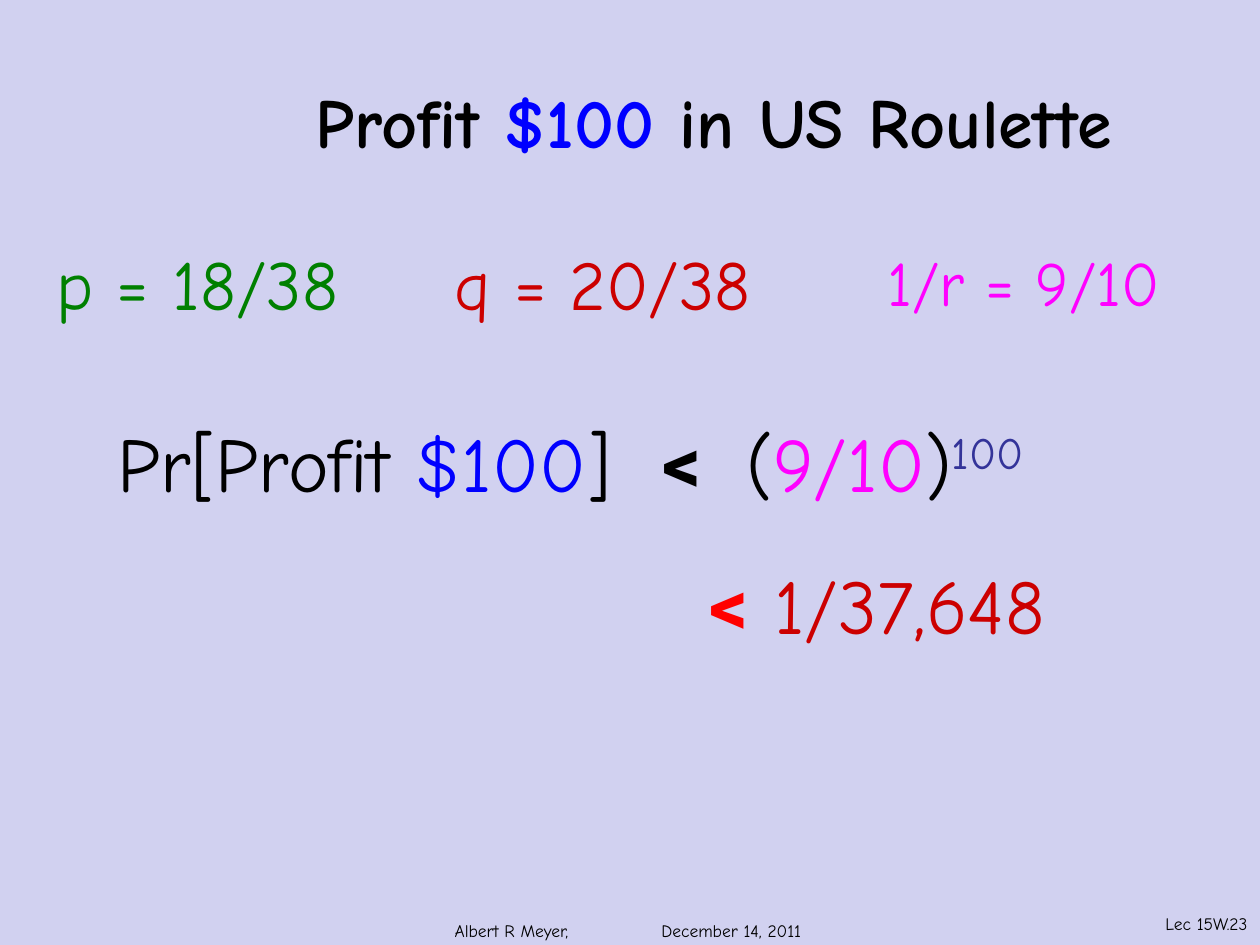
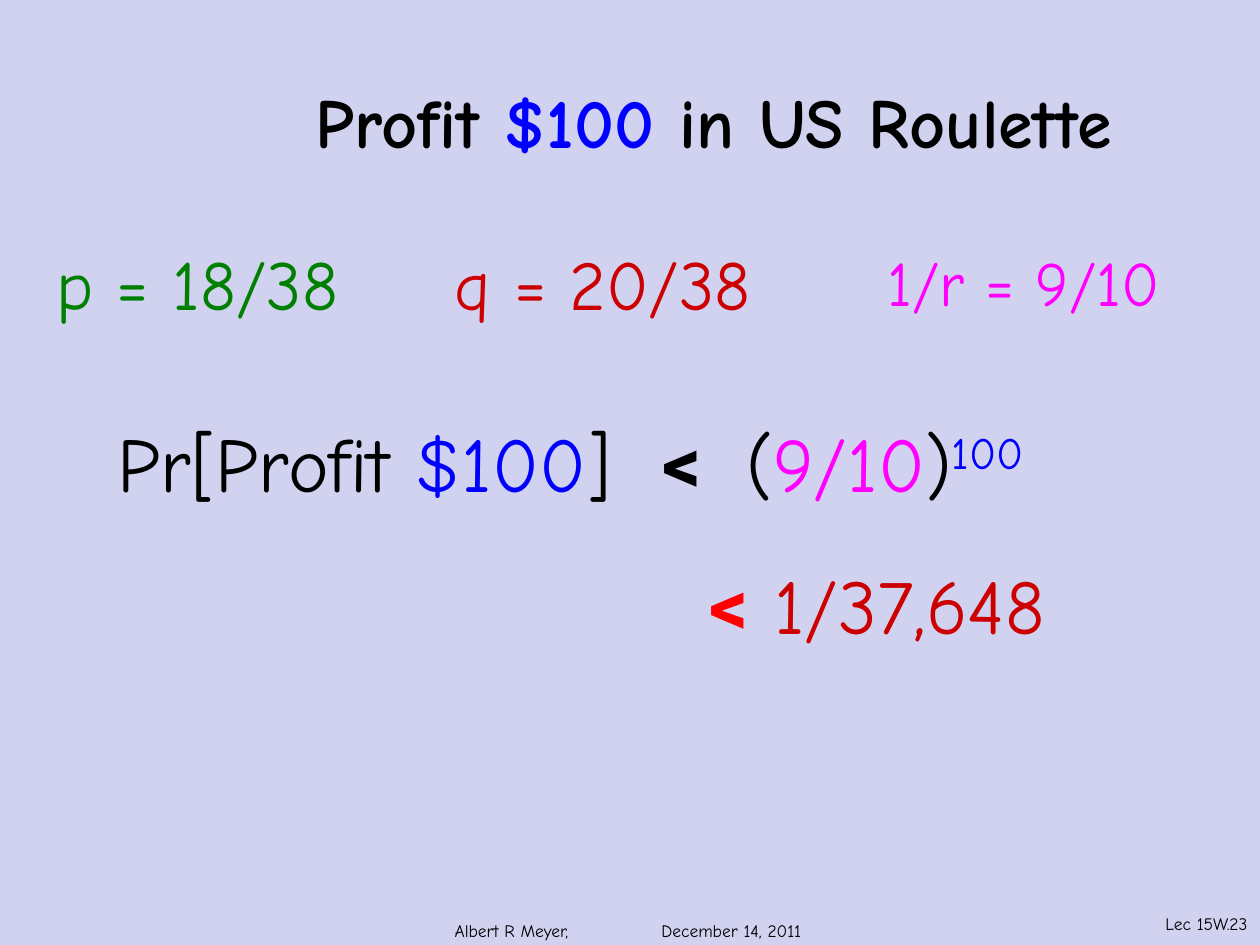
Before and after one commit to armeyer/mcs_web, a slide deck: slide 23 of fall11/slidesF11/slides15w.pptx. Drawn at 1260x945 pixels with LibreOffice and Linux fonts; fonts in the diff are those of the drawing; background and template pictures are left out. Boxes give left, top, right and bottom in pixels: in the first picture for what was removed or moved away, otherwise in the second. Text is boxed around its words. In the diff, an @@ line names an element or a change of style, - is before the commit and + after.

```diff
--- a/fall11/slidesF11/slides15w.pptx
+++ b/fall11/slidesF11/slides15w.pptx
@@ text "Pr[Profit $100] < (9/10)100" at [117, 430, 1024, 502]: text colour #333399 to #0000FF in "(9/10)100" @@
```
Also in this commit, not shown: 12 other slides changed.
